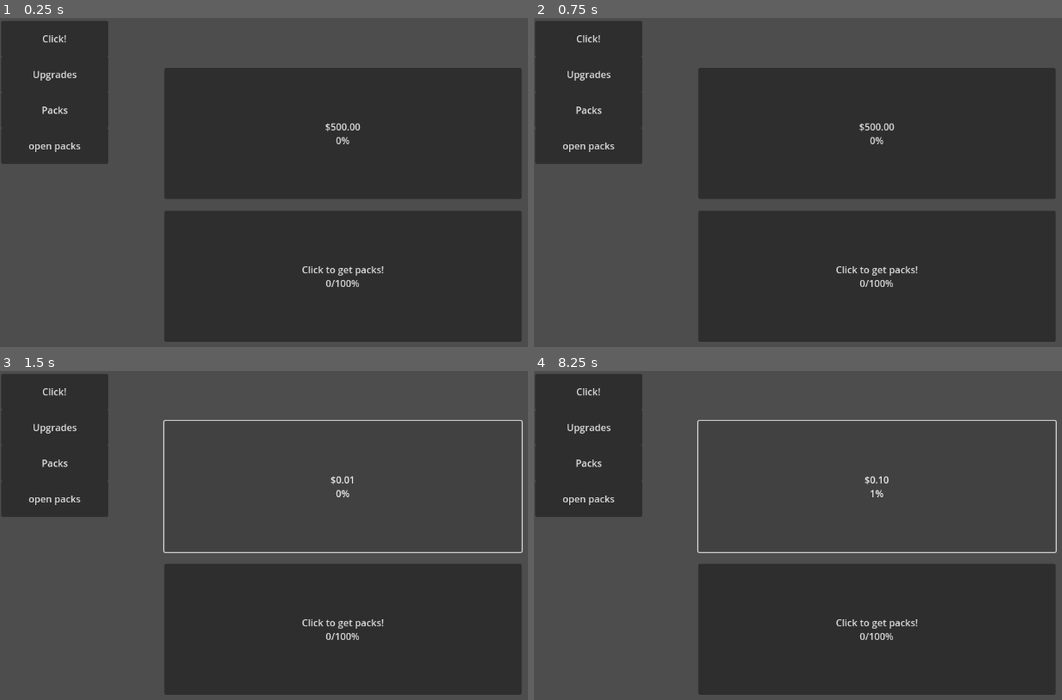
Above: before the commit, frames 1-4 (two rows, left to right).
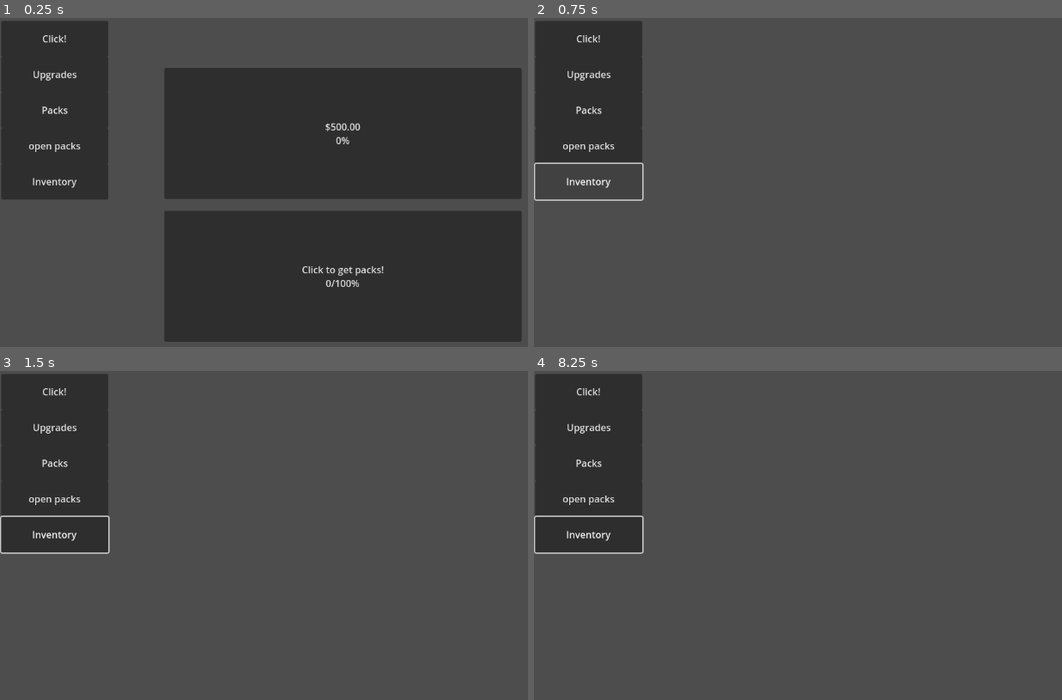
Above: after the commit, the same moments.

Repository: theepicb/MtgGame
Game: Godot game, scene res://main.tscn
Two runs of this game, one before a commit and one after it. Both use one fixed random seed, a clock stepped at 60 frames per second and the inputs below.
Inputs (mouse positions are in pixels of both pictures, inside the frame that each line leads up to):
- Up to frame 1 (0.25 s): no input
- Up to frame 2 (0.75 s): click (586, 182) at 0.5 s, where only the run after the commit has a clickable "Inventory"
- Up to frame 3 (1.5 s): click (343, 486) at 1.25 s, where only the run before the commit has a clickable "$0.00 0%"
- Up to frame 4 (8.25 s): click (877, 486) at 2 s, where only the run before the commit has a clickable "$0.01 0%"; click (877, 486) at 2.75 s, where only the run before the commit has a clickable "$0.02 0%"; click (877, 486) at 3.5 s, where only the run before the commit has a clickable "$0.03 0%"; click (877, 486) at 4.25 s, where only the run before the commit has a clickable "$0.04 0%"; click (877, 486) at 5 s, where only the run before the commit has a clickable "$0.05 0%"; click (877, 486) at 5.75 s, where only the run before the commit has a clickable "$0.06 0%"; click (877, 486) at 6.5 s, where only the run before the commit has a clickable "$0.07 0%"; click (877, 486) at 7.25 s, where only the run before the commit has a clickable "$0.08 0%"; click (877, 486) at 8 s, where only the run before the commit has a clickable "$0.09 0%"

The runs differ from the first frame. In frame 1, 2.1% of the frame differs, in the area x 0-21%, y 44-56%; in frame 2, 54%, in the area x 0-99%, y 15-99%; in frame 3, 30%; in frame 4, 30%.

Commit message:
Add inventory button and card inventory management
Introduces Inventory_Button.gd for displaying and hiding card inventory. Adds cardInventory array to Player and updates Card_Grabber to push new cards to it. Ensures inventory cards are hidden when switching screens by calling leaveInventory from relevant buttons. Updates main.tscn to include the new inventory button.

Diff:
--- a/Card_Grabber.gd
+++ b/Card_Grabber.gd
@@ -105,6 +105,7 @@
 	new_card.position = self.pos;
 	Player.add_child(new_card)
 	Player.cardsToShow.push_back(new_card);
+	Player.cardInventory.push_back(new_card);
 	finished();
 	queue_free();
 	pass
--- /dev/null
+++ b/Inventory_Button.gd
@@ -0,0 +1,33 @@
+extends Button
+
+var inventoryScreen = 0
+
+func _ready():
+	size = Vector2(180, 60)
+	position = Vector2(2, 245)
+	text = "Inventory"
+	pass
+
+func _pressed() -> void:
+	$"../../Money_Clicker".visible = false;
+	$"../../Pack_Clicker".visible = false;
+	$"../../Upgrades".deleteChildren();
+	$"../../Pack_Screen".deleteChildren();
+	$"../Open_Packs_Screen".deleteChildren();
+	loadInventory();
+
+func loadInventory () -> void:
+	if Player.cardInventory.size() > 0:
+		var amountInScreen = Player.cardInventory.size() % 24
+		for x in amountInScreen:
+			Player.cardInventory[(24 * inventoryScreen) + x].showCard(getPosition(x).x, getPosition(x).y)
+		pass
+	pass
+
+func getPosition(x) -> Vector2:
+	var pos = Vector2(285 + ((x % 8) * 205), 180 + (290 *(floor(x/ 8))))
+	return pos
+
+func leaveInventory () -> void:
+	for x in Player.cardInventory:
+		x.visible = false;
--- a/click_screen_button.gd
+++ b/click_screen_button.gd
@@ -12,4 +12,5 @@
 	$"../Open_Packs_Screen".deleteChildren();
 	$"../../Upgrades".deleteChildren();
 	$"../../Pack_Screen".deleteChildren();
+	$"../Inventory_Button".leaveInventory();
 	pass
--- a/main.tscn
+++ b/main.tscn
@@ -14,6 +14,7 @@
 [ext_resource type="Script" uid="uid://du8slyj84pk6e" path="res://mat_data.gd" id="11_efxa6"]
 [ext_resource type="Script" uid="uid://bie7vfhuyifeg" path="res://back_button.gd" id="12_vivmo"]
 [ext_resource type="Script" uid="uid://1qmwryctuwk2" path="res://pack_data.gd" id="12_ycdy4"]
+[ext_resource type="Script" uid="uid://3rjap2rupt4c" path="res://Inventory_Button.gd" id="13_2cqfq"]
 [ext_resource type="Script" uid="uid://c1fb08nxpa3fi" path="res://http_data.gd" id="14_w48qg"]
 
 [node name="Main" type="Node2D"]
@@ -76,6 +77,11 @@
 text = "back"
 script = ExtResource("12_vivmo")
 
+[node name="Inventory_Button" type="Button" parent="CanvasLayer"]
+offset_right = 8.0
+offset_bottom = 8.0
+script = ExtResource("13_2cqfq")
+
 [node name="Pack_Data" type="Node2D" parent="."]
 script = ExtResource("12_ycdy4")
 
--- a/open_packs_screen.gd
+++ b/open_packs_screen.gd
@@ -13,6 +13,7 @@
 	$"../../Pack_Clicker".visible = false;
 	$"../../Upgrades".deleteChildren();
 	$"../../Pack_Screen".deleteChildren();
+	$"../Inventory_Button".leaveInventory();
 	display_owned_packs();
 	pass
 
--- a/pack_screen_button.gd
+++ b/pack_screen_button.gd
@@ -12,4 +12,5 @@
 	$"../../Upgrades".deleteChildren();
 	$"../../Pack_Screen".layout_pack_buttons();
 	$"../Open_Packs_Screen".deleteChildren();
+	$"../Inventory_Button".leaveInventory();
 	pass
--- a/player.gd
+++ b/player.gd
@@ -4,4 +4,5 @@
 var luck = 1;
 
 var inventory = [];
+var cardInventory = [];
 var cardsToShow = [];
--- a/upgrades_button.gd
+++ b/upgrades_button.gd
@@ -12,4 +12,5 @@
 	$"../Open_Packs_Screen".deleteChildren();
 	$"../../Upgrades".create_upgrade_buttons();
 	$"../../Pack_Screen".deleteChildren();
+	$"../Inventory_Button".leaveInventory();
 	pass
Not shown, added: Inventory_Button.gd.uid
Not shown: 1 places in main.tscn that only renumber resources
